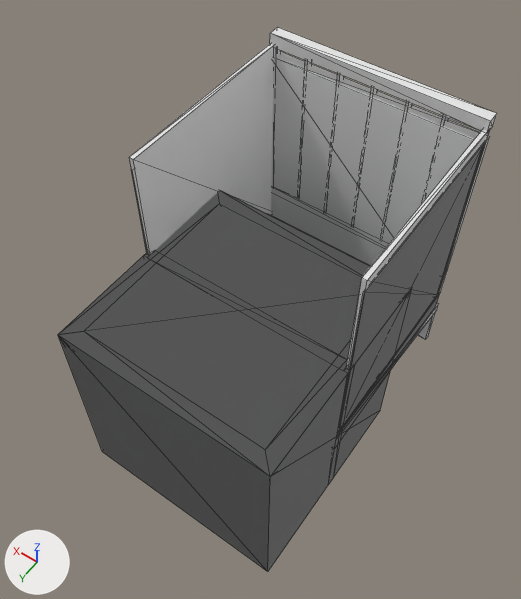
Before and after pictures for a commit that changed the glTF model public/assets/buildings/colony-modules.glb.
One viewpoint serves both versions: a camera (50 mm lens) standing at (-1.07, 1.35, 2.78) and looking at (0.06, -0.22, 0.3). The axes (+X, +Y, +Z) are drawn at lower left. The lights are the same throughout. The older version comes first. Mesh edges are drawn as thin lines.

The first picture shows 'balcony', 'balcony_rail', 'planter', 'structure', 'window_frame' and 1 more.
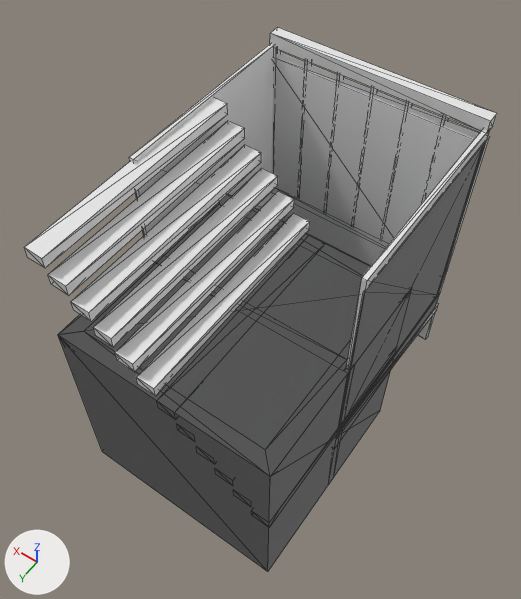
What differs and where, as boxes (x1, y1, x2, y2) in the pictures (521 x 599 px):
'stair_flight', added: after (24, 98, 396, 527)
'planter', unchanged, covered by the edit: before (58, 191, 369, 476); after (58, 194, 369, 474)

The change in detail:
Mesh me_cube_151 is new.
It has 96 vertices, 144 faces and spans x -0.5..0.5, y -0.5..0.5, z 0.033..1.0.
It uses material mat_swcm_structure_007 (white #e7e7e7).
Object 'stair_flight' (ob_stair_flight) is new; it shows me_cube_151.
Its location is (0.0, 0.0, 0.0).
